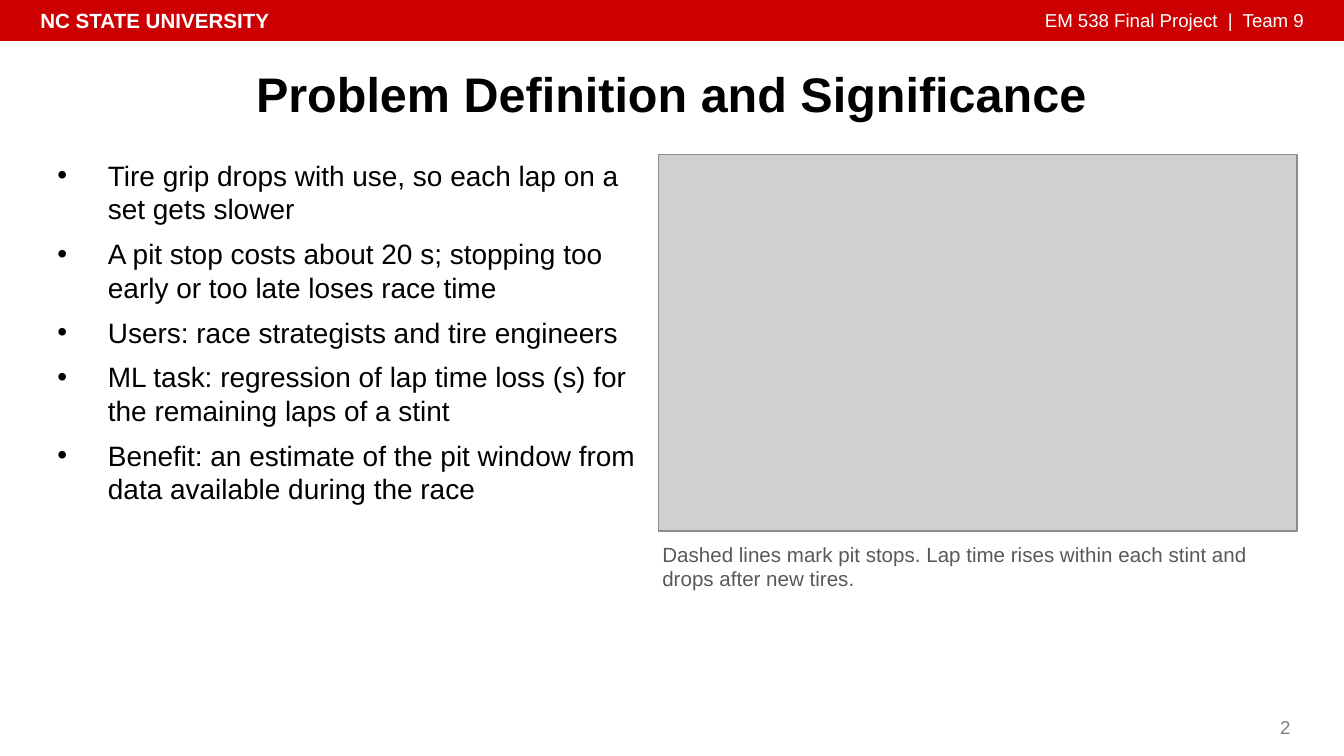
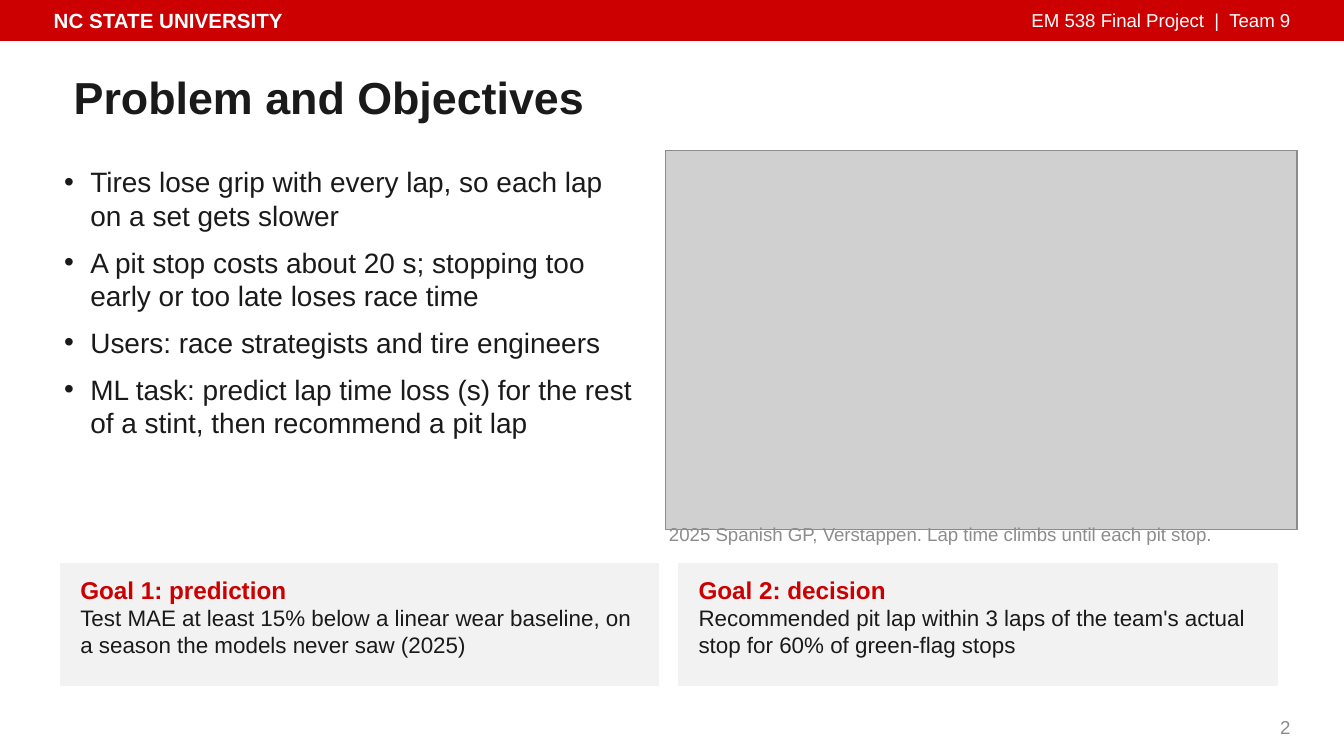
Before and after one commit to isaiahnick/f1-tire-degradation, a slide deck: slide 2 of reports/presentation/PitWall_Final_Presentation.pptx. Drawn at 1344x756 pixels with LibreOffice and Linux fonts; fonts in the diff are those of the drawing; grey boxes stand for pictures. Boxes give left, top, right and bottom in pixels: in the first picture for what was removed or moved away, otherwise in the second. Text is boxed around its words. In the diff, an @@ line names an element or a change of style, - is before the commit and + after.

```diff
--- a/reports/presentation/PitWall_Final_Presentation.pptx
+++ b/reports/presentation/PitWall_Final_Presentation.pptx
@@ text "NC STATE UNIVERSITY": place and size @@
-text "NC STATE UNIVERSITY" at [40,13,269,29]
+text "NC STATE UNIVERSITY" at [54,13,282,29]
@@ text "EM 538 Final Project | ...": place and size @@
-text "EM 538 Final Project | ..." at [1045,13,1303,31]
+text "EM 538 Final Project | ..." at [1031,13,1290,31]
@@ title at [74,81,584,123]: text changed; size 26 to 24 pt; text colour #000000 to #1A1A1A @@
-Problem Definition and Significance
+Problem and Objectives
@@ text at [90,171,602,231]: text changed; text colour #000000 to #1A1A1A @@
-• Tire grip drops with use, so each lap on a set gets slower
+• Tires lose grip with every lap, so each lap on a set gets slower
@@ picture: place and size @@
-picture at [659,155,1297,531]
+picture at [665,151,1297,530]
@@ text at [90,252,600,358]: text colour #000000 to #1A1A1A in "A pit stop costs about 20 s; ...", "Users: race strategists and tire engineers"; indent changed; more space between paragraphs @@
@@ text at [90,379,632,438]: text changed; text colour #000000 to #1A1A1A @@
-• ML task: regression of lap time loss (s) for the remaining laps of a stint
-• Benefit: an estimate of the pit window from data available during the race
+• ML task: predict lap time loss (s) for the rest of a stint, then recommend a pit lap
@@ text at [669,526,1211,545]: text changed; size 11 to 10 pt; text colour #595959 to #8C8C8C @@
-Dashed lines mark pit stops. Lap time rises within each stint and drops after new tires.
+2025 Spanish GP, Verstappen. Lap time climbs until each pit stop.
@@ rectangle added at [60,564,659,685], fill #F2F2F2, outline #F2F2F2 1 pt @@
@@ rectangle added at [679,564,1277,685], fill #F2F2F2, outline #F2F2F2 1 pt @@
@@ text added at [80,581,631,658], 12 pt, text #1A1A1A @@
+Goal 1: prediction
+Test MAE at least 15% below a linear wear baseline, on a season the models never saw (2025)
@@ text added at [699,581,1245,658], 12 pt, text #1A1A1A @@
+Goal 2: decision
+Recommended pit lap within 3 laps of the team's actual stop for 60% of green-flag stops
```
Also in this commit, not shown: 7 other slides changed, 5 slides added, 11 slides removed, 18 other files.
